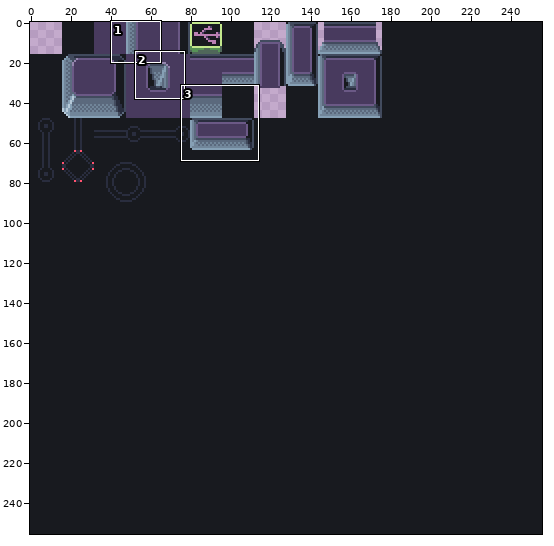
Pixel-art file: public/images/level1.ase. Above, an overview of the earlier version with the close-up marked.
Close-up. First the earlier version:
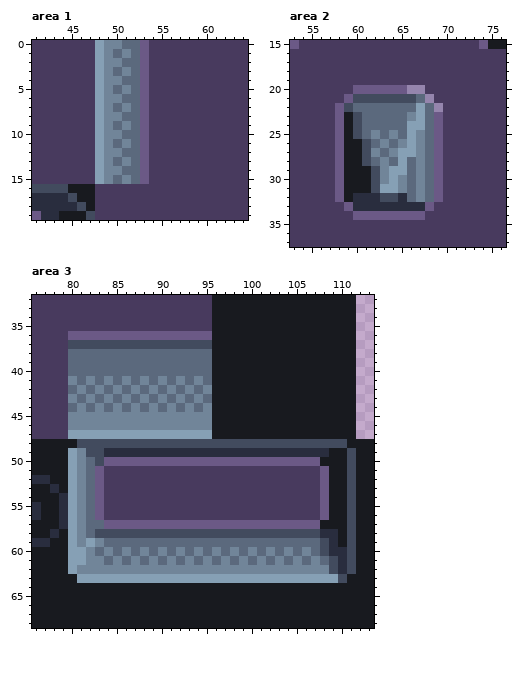
256x256 pixels, 1 frame. Shown: area 1: x 41..64, y 0..19; area 2: x 53..76, y 15..37; area 3: x 76..113, y 32..68. The commit also changed other parts of the picture, which this record leaves out.
Once edited:
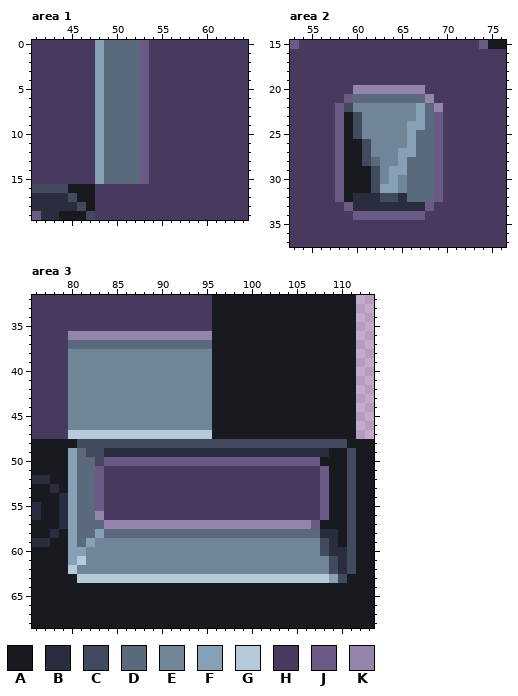
Palette (. is transparent): A #181a1f  B #292d3e  C #424b5e  D #5b697d  E #718599  F #86a0b5  G #b7cad9  H #483a5e  J #6b5986  K #9585ad
The exact change:
Area 1:
Colour E becomes colour D in row 0 at x 49 to 50; in row 1 at x 49 and 51; in row 2 at x 49 to 50; in row 3 at x 49 and 51; in row 4 at x 49 to 50; in row 5 at x 49 and 51.
Colour E becomes colour D in row 6 at x 49 to 50; in row 7 at x 49 and 51; in row 8 at x 49 to 50; in row 9 at x 49 and 51; in row 10 at x 49 to 50; in row 11 at x 49 and 51.
Colour E becomes colour D in row 12 at x 49 to 50; in row 13 at x 49 and 51; in row 14 at x 49 to 50; in row 15 at x 49 and 51.
Area 2:
Colour C becomes colour D in row 21 at x 60 to 66.
Colour E becomes colour D in rows 25 to 32 at x 67.
Colour D becomes colour E in row 22 at x 60 to 66; in rows 23 to 24 at x 61 to 65; in row 25 at x 61, 63 and 65; in row 26 at x 62 and 64; in row 27 at x 63; in row 28 at x 64.
Colour J becomes colour K in row 20 at x 60 to 65.
Area 3:
Colour C becomes colour D in row 37 at x 80 to 95; in row 58 at x 84 to 107.
Colour E becomes colour D in rows 49 to 59 at x 81.
Colour D becomes colour E in rows 38 to 40 at x 80 to 95; in row 41 at x 81, 83, 85, 87, 89, 91, 93 and 95; in row 42 at x 80, 82, 84, 86, 88, 90, 92 and 94; in row 43 at x 81, 83, 85, 87, 89, 91, 93 and 95; in row 44 at x 80, 82, 84, 86, 88, 90, 92 and 94; in row 59 at x 84 to 107.
Colour D becomes colour E in row 60 at x 83, 85, 87, 89, 91, 93, 95, 97, 99, 101, 103, 105 and 107; in row 61 at x 84, 86, 88, 90, 92, 94, 96, 98, 100, 102, 104, 106 and 108.
Colour C becomes colour F in row 58 at x 83.
Colour F becomes colour G in row 47 at x 80 to 95; in row 61 at x 81; in row 62 at x 80; in row 63 at x 81 to 108.
Colour J becomes colour K in row 36 at x 80 to 95; in row 56 at x 83; in row 57 at x 84 to 106.
